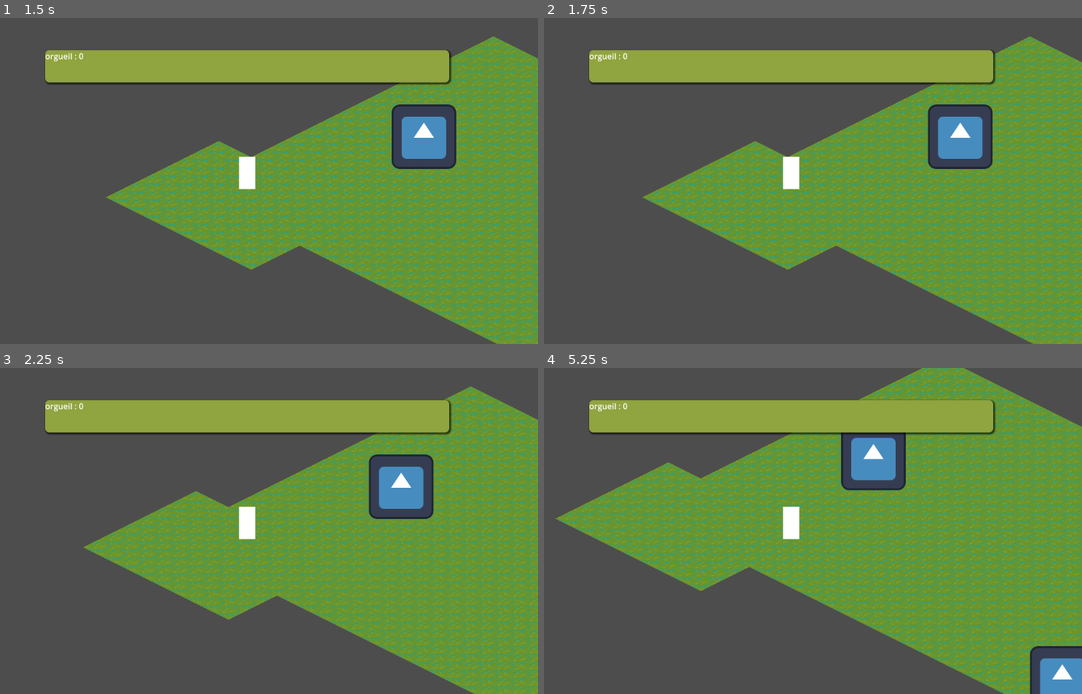
Above: before the commit, frames 1-4 (two rows, left to right).
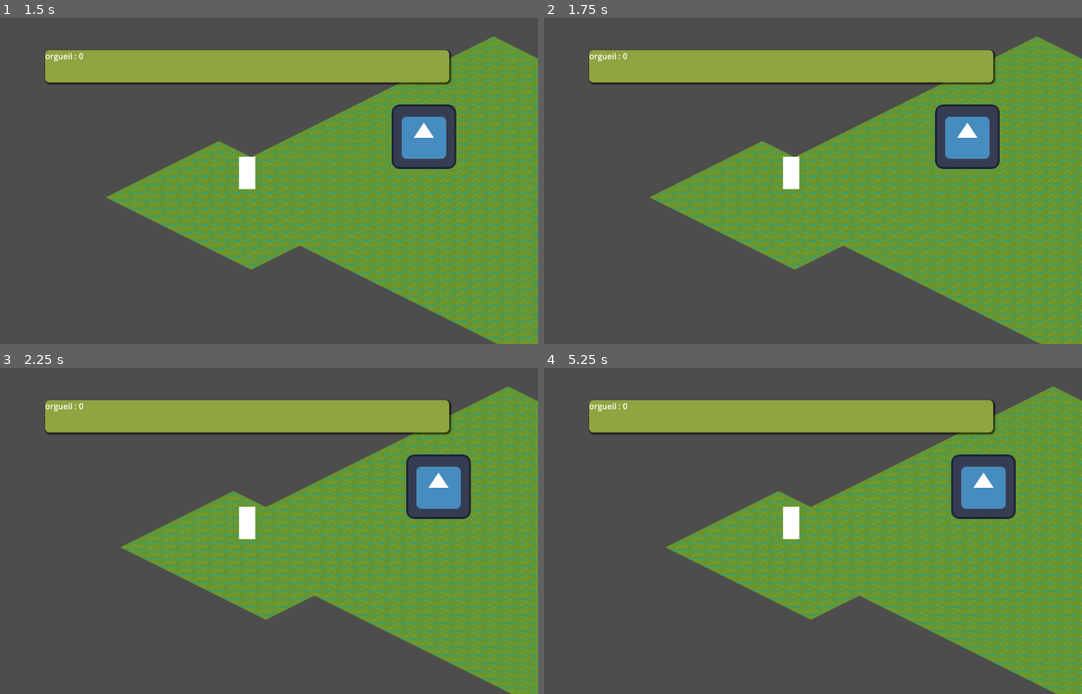
Above: after the commit, the same moments.

Repository: philoufc/gamejam_cobayes
Game: Godot game, scene res://scenes/world_raph.tscn
Same seed, same stepped clock (60 frames per second), same inputs: the game is played once before the commit and once after it. The engine's default icon, where the game draws it, is replaced by a stand-in: a white triangle on a blue panel in a dark square.
Inputs (mouse positions are in pixels of both pictures, inside the frame that each line leads up to):
- Up to frame 1 (1.5 s): tap Enter at 0.5 s; move the mouse to (376, 164) at 0.52 s; press the mouse at (376, 164) at 0.53 s; move the mouse to (129, 197) at 1.27 s; release the mouse at (129, 197) at 1.28 s; click (129, 197) at 1.35 s
- Up to frame 2 (1.75 s): no input
- Up to frame 3 (2.25 s): move the mouse to (306, 459) at 2.02 s; press the mouse at (306, 459) at 2.03 s
- Up to frame 4 (5.25 s): move the mouse to (764, 596) at 2.77 s; release the mouse at (764, 596) at 2.78 s; click (764, 596) at 2.85 s; move the mouse to (963, 579) at 3.52 s; press the mouse at (963, 579) at 3.53 s; move the mouse to (619, 482) at 4.27 s; release the mouse at (619, 482) at 4.28 s; click (619, 482) at 4.35 s; move the mouse to (818, 531) at 5.02 s; press the mouse at (818, 531) at 5.03 s

Frame 1 is identical in both runs. In frame 2, 15% of the frame differs, in the area x 18-100%, y 5-100%; in frame 3, 22%; in frame 4, 35%, in the area x 2-100%, y 0-100%.

Commit message:
Fix player navigation

Diff:
--- a/jam_cobayes_2024/scenes/Player.gd
+++ b/jam_cobayes_2024/scenes/Player.gd
@@ -39,15 +39,23 @@
 	if is_moving:
 		id_path = astar_grid.get_id_path(
 			tile_map.local_to_map(target_position),
-			tile_map.local_to_map(get_local_mouse_position())
+			tile_map.local_to_map(tile_map.get_local_mouse_position())
 		)
-		print("is_moving: ", id_path)
+		#print("is_moving: ", id_path)
 	else:
+		var start = tile_map.local_to_map(global_position)
+		var destination = tile_map.local_to_map(tile_map.get_local_mouse_position())
+		#print("mouse : ", tile_map.get_local_mouse_position())
+		#print("event : ", event.position)
+		#print("FIRST P: ", a)
+		#print("LAST P: ", b)
+		#print("-------------")
 		id_path = astar_grid.get_id_path(
-			tile_map.local_to_map(global_position),
-			tile_map.local_to_map(get_local_mouse_position())
+			start,
+			destination
 		)
-		print("else: ", id_path)
+		#drawLine(id_path)
+
 
 	if id_path.is_empty() == false:
 		current_id_path = id_path
@@ -70,3 +78,10 @@
 			target_position = tile_map.map_to_local(current_id_path.front())
 		else:
 			is_moving = false
+
+func drawLine(id_path: Array[Vector2i]):
+	var path_line = Line2D.new()
+	for p in id_path:
+		path_line.add_point(tile_map.map_to_local(p))
+		path_line.top_level = true
+		add_child(path_line)
--- a/jam_cobayes_2024/scenes/world.gd
+++ b/jam_cobayes_2024/scenes/world.gd
@@ -33,9 +33,29 @@
 	for x in range(x_range_low, x_range_high):
 				for y in range(y_range_low, y_range_high):
 					tile_map.set_cell(0, Vector2i(x, y), 0, Vector2i(0, 0), 0)
+					#add_labels(x, y)
 
 
 func get_middle_cell_coords(tilemap:TileMap) -> Vector2i:
 	var middle_coords :Vector2i = tilemap.get_used_rect().size / 2 + tilemap.get_used_rect().position
 
 	return middle_coords
+
+func add_labels(x: int, y: int):
+	var label_settings = LabelSettings.new()
+	label_settings.font_size = 8
+	var abs_pos = tile_map.map_to_local(Vector2i(x, y))
+
+	var tile_label = Label.new()
+	tile_label.text = "(%s, %s)" % [x, y]
+	tile_label.position = Vector2i(abs_pos.x, abs_pos.y-4)
+	tile_label.top_level = true
+	tile_label.label_settings = label_settings
+	tile_map.add_child(tile_label)
+
+	var tile_label_abs = Label.new()
+	tile_label_abs.text = "(%s, %s)" % [abs_pos.x, abs_pos.y]
+	tile_label_abs.position = Vector2i(abs_pos.x, abs_pos.y+4)
+	tile_label_abs.top_level = true
+	tile_label_abs.label_settings = label_settings
+	tile_map.add_child(tile_label_abs)
Binary file added: jam_cobayes_2024/assets/Retro Gaming.ttf
Not shown, added: jam_cobayes_2024/assets/Retro Gaming.ttf.import
Not shown: 1 places in jam_cobayes_2024/scenes/world.tscn that only renumber resources
Not shown: 1 places in jam_cobayes_2024/scenes/world_raph.tscn that only renumber resources
